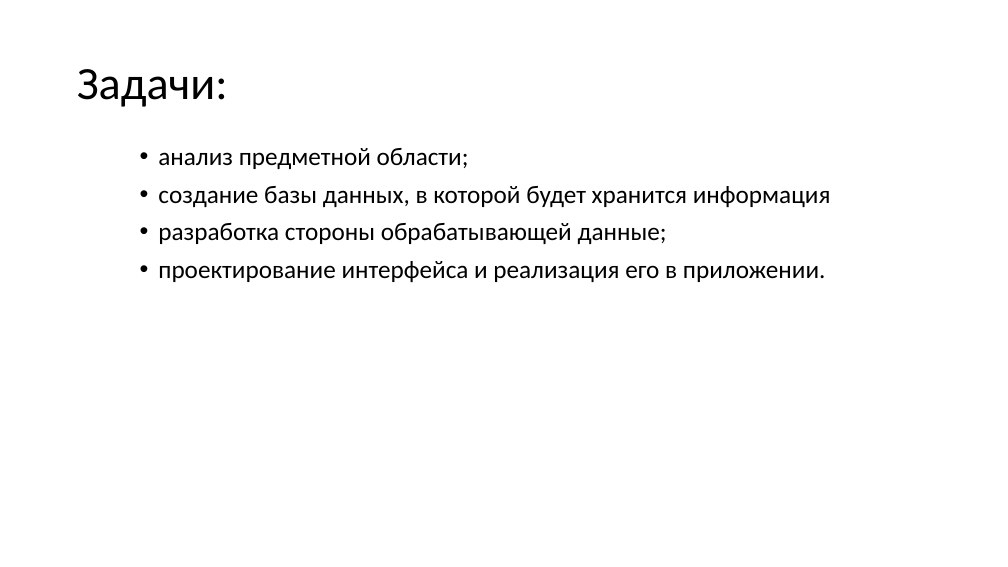
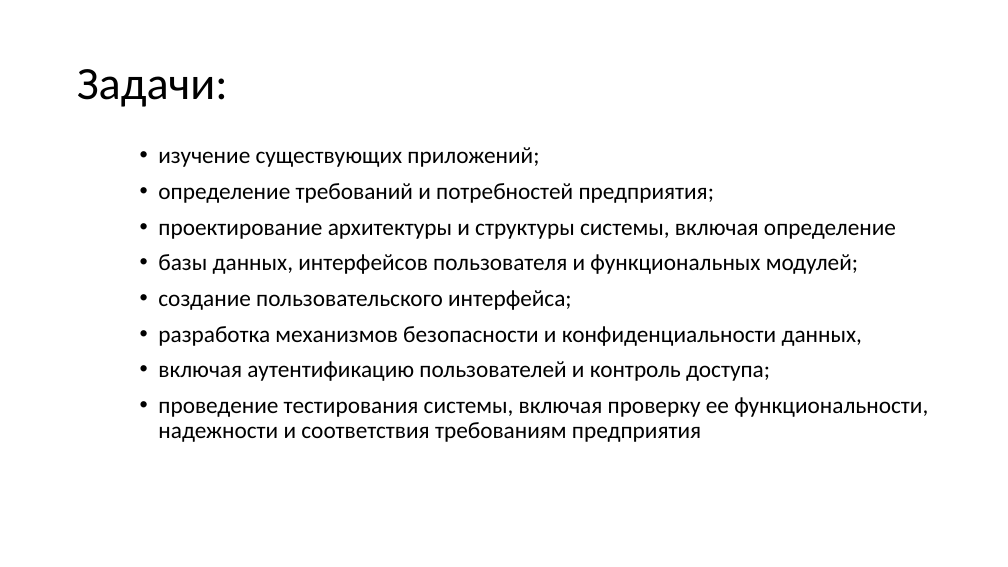
Before and after one commit to sidechko/Diplom-Messager, a slide deck: slide 4 of яПризентация диплом.pptx. Drawn at 1008x567 pixels with LibreOffice and Linux fonts; fonts in the diff are those of the drawing. Boxes give left, top, right and bottom in pixels: in the first picture for what was removed or moved away, otherwise in the second. Text is boxed around its words. In the diff, an @@ line names an element or a change of style, - is before the commit and + after.

```diff
--- a/яПризентация диплом.pptx
+++ b/яПризентация диплом.pptx
@@ text at <box>158,147,928,442</box>: text changed; size 24 to 22.2 pt @@
-• анализ предметной области;
-• создание базы данных, в которой будет хранится информация
-• разработка стороны обрабатывающей данные;
-• проектирование интерфейса и реализация его в приложении.
+• изучение существующих приложений;
+• определение требований и потребностей предприятия;
+• проектирование архитектуры и структуры системы, включая определение
+• базы данных, интерфейсов пользователя и функциональных модулей;
+• создание пользовательского интерфейса;
+• разработка механизмов безопасности и конфиденциальности данных,
+• включая аутентификацию пользователей и контроль доступа;
+• проведение тестирования системы, включая проверку ее функциональности, надежности и соответствия требованиям предприятия
```
Also in this commit, not shown: 2 other slides changed, 2 slides added, 1 slide removed, 5 other files.
